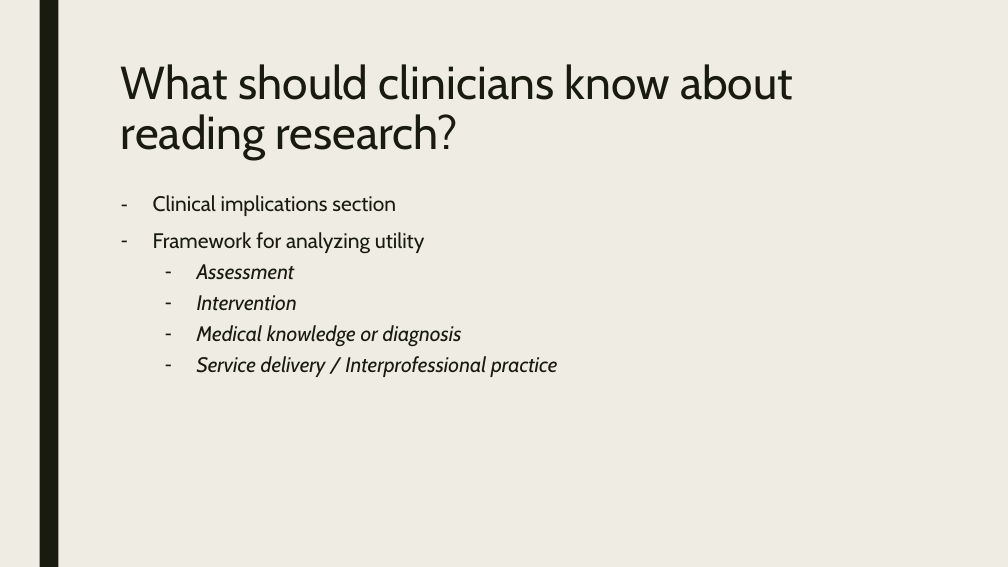
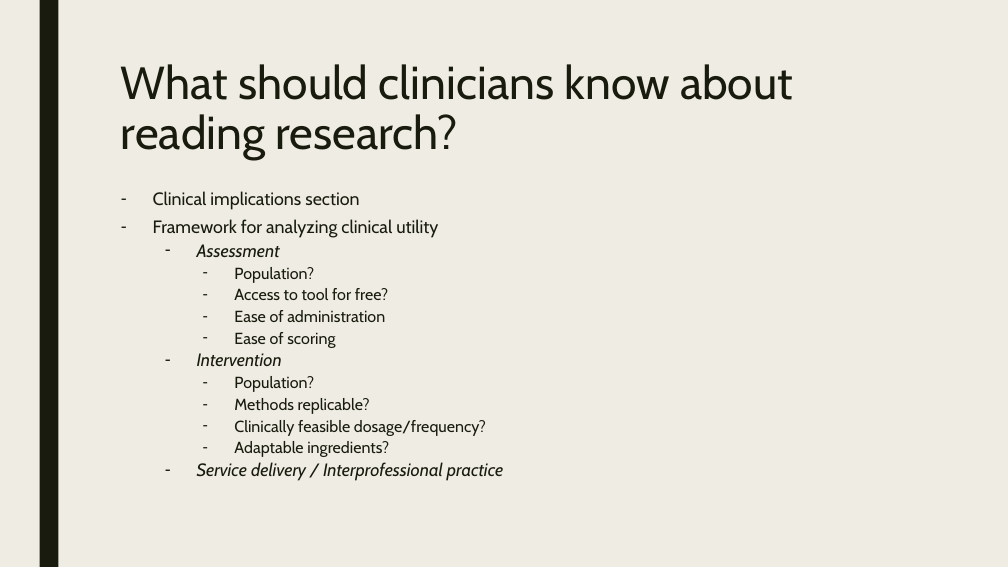
Before and after one commit to Jim-Wright90/cds_663_winter_2021, a slide deck: slide 11 of slides/Translating the evidence_presentation.pptx (slide 5 before the commit). Drawn at 1008x567 pixels with LibreOffice and Linux fonts; fonts in the diff are those of the drawing. Boxes give left, top, right and bottom in pixels: in the first picture for what was removed or moved away, otherwise in the second. Text is boxed around its words. In the diff, an @@ line names an element or a change of style, - is before the commit and + after.

```diff
--- a/slides/Translating the evidence_presentation.pptx
+++ b/slides/Translating the evidence_presentation.pptx
@@ text at (153, 191, 503, 481): size 20 to 17 pt in "Clinical implications section", "Assessment", "Intervention", "Service delivery / Interprofessional practice"; line spacing 0.94 to 0.74 @@
@@ text at (153, 219, 438, 238): text changed; size 20 to 17 pt @@
-– Framework for analyzing utility
+– Framework for analyzing clinical utility
@@ text at (234, 267, 388, 348): paragraphs added @@
+    – Population?
+    – Access to tool for free?
+    – Ease of administration
+    – Ease of scoring
@@ text at (234, 376, 486, 457): text changed; size 20 to 15.3 pt; italic off @@
-  – Medical knowledge or diagnosis
+    – Population?
+    – Methods replicable?
+    – Clinically feasible dosage/frequency?
+    – Adaptable ingredients?
```
Also in this commit, not shown: 2 other slides changed, 6 slides added, 1 other file.
